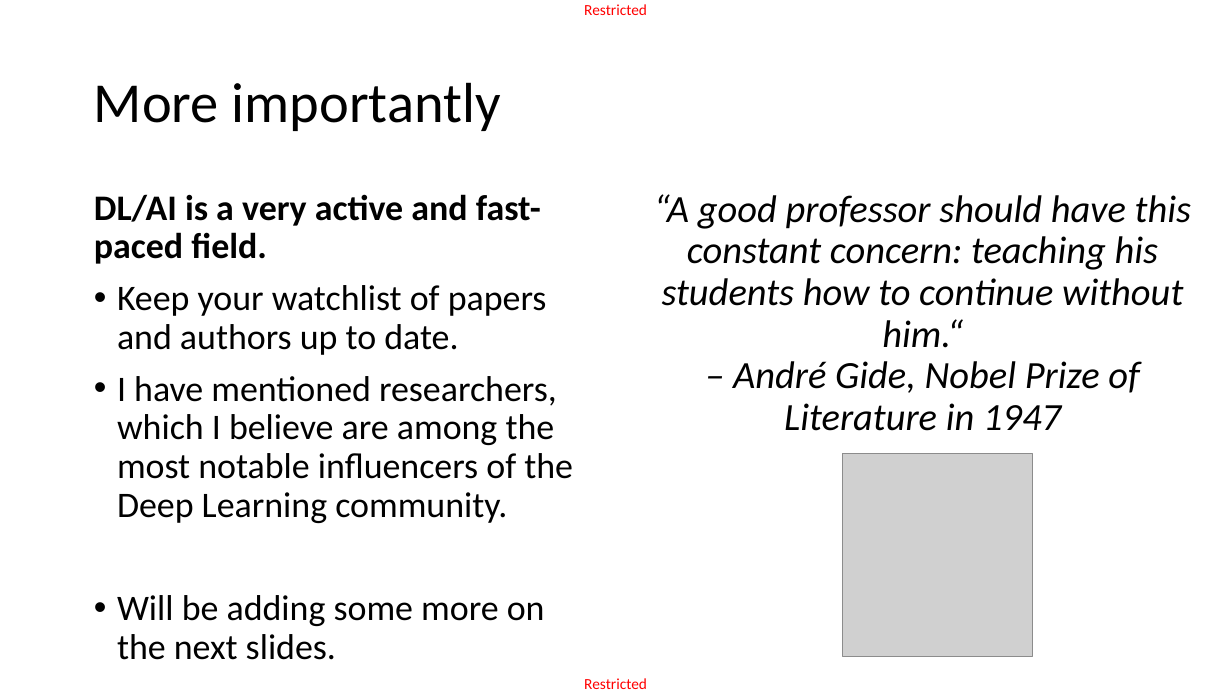
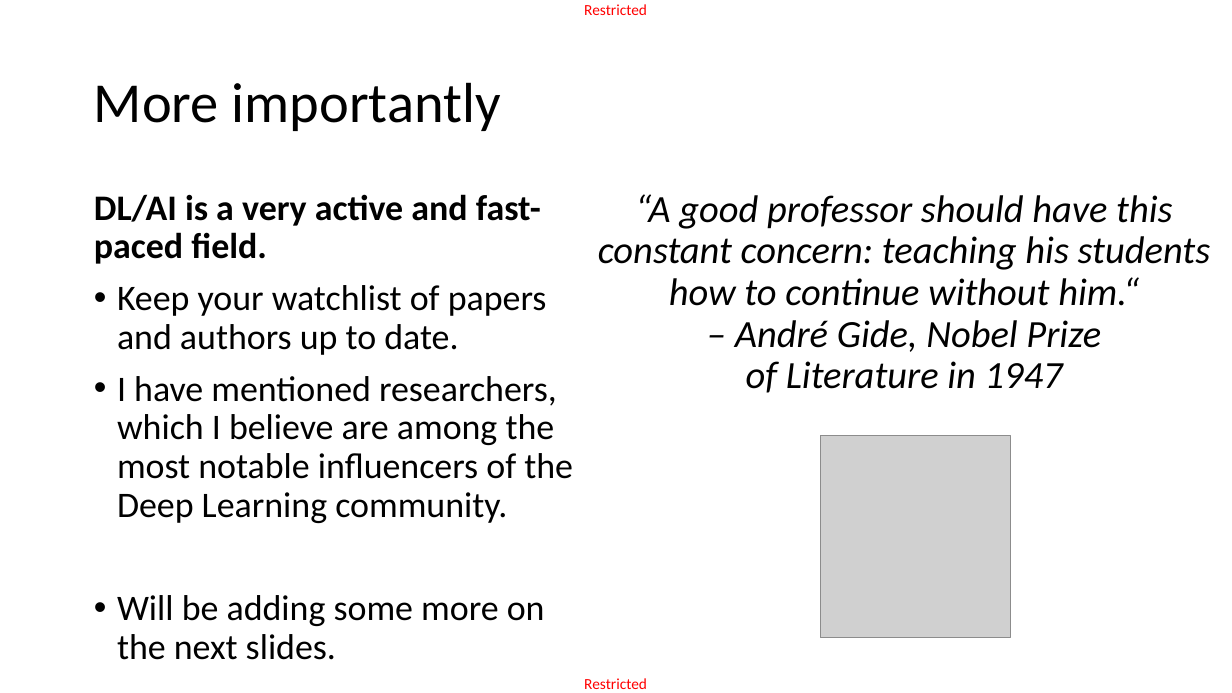
Before and after one commit to matthieudemari/SUTD_DL_50_039, a slide deck: slide 22 of W13/W13S1.pptx. Drawn at 1232x693 pixels with LibreOffice and Linux fonts; fonts in the diff are those of the drawing; grey boxes stand for pictures. Boxes give left, top, right and bottom in pixels: in the first picture for what was removed or moved away, otherwise in the second. Text is boxed around its words. In the diff, an @@ line names an element or a change of style, - is before the commit and + after.

```diff
--- a/W13/W13S1.pptx
+++ b/W13/W13S1.pptx
@@ text "“A good professor should have ..." rewrapped from (654,194,1191,431) to (598,194,1211,393) @@
@@ picture: place and size @@
-picture at (842,454,1032,656)
+picture at (820,435,1010,638)
```
Also in this commit, not shown: 3 other files.
